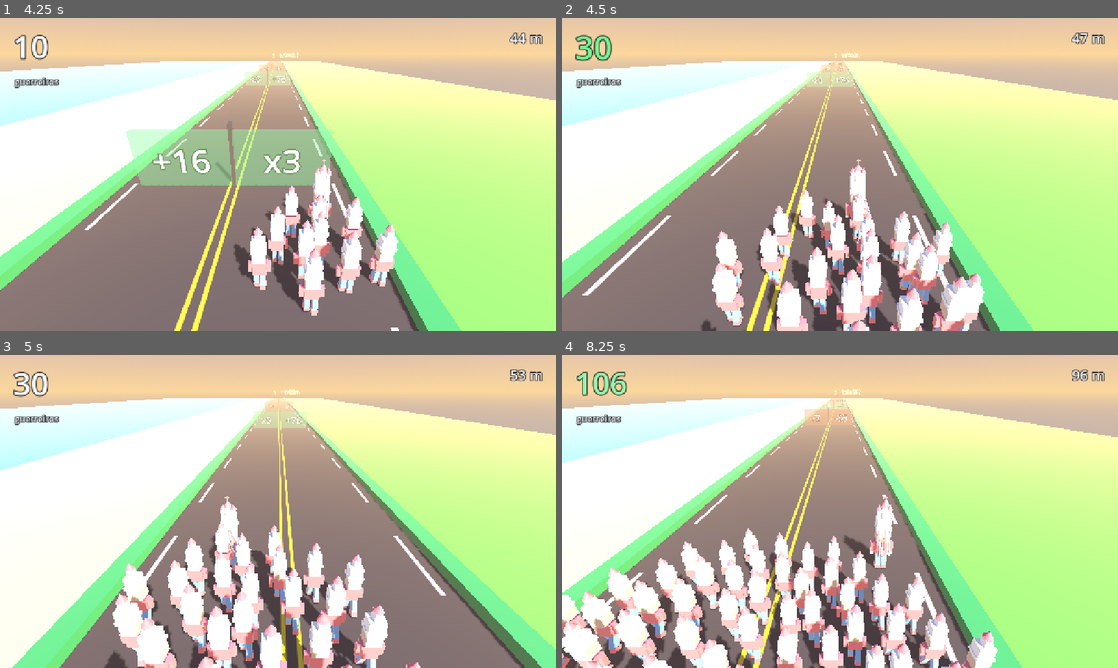
Above: before the commit, frames 1-4 (two rows, left to right).
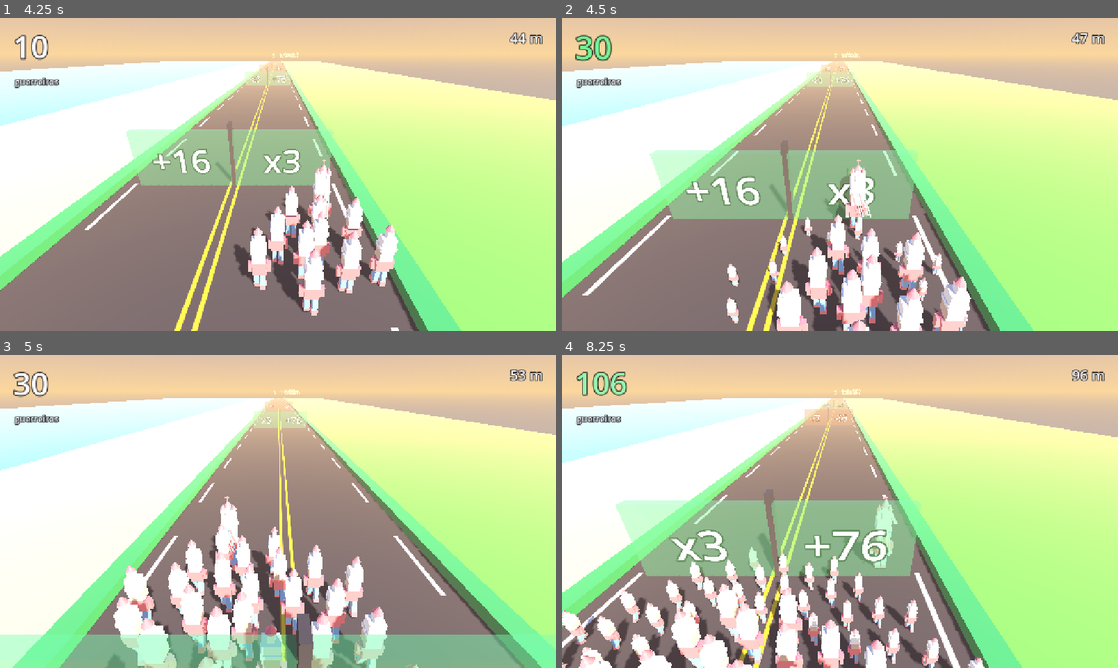
Above: after the commit, the same moments.

Repository: 3runorocha/COMP381-Projeto
Game: Godot game, scene res://scenes/Main.tscn
The game is run twice, just before and just after one commit, with the same random seed, the same clock (stepped at 60 frames per second) and the same inputs.
Inputs (mouse positions are in pixels of both pictures, inside the frame that each line leads up to):
- Up to frame 1 (4.25 s): click "Teclado (setas ou A/D)" at 0.5 s; tap Enter (ui_accept) at 1.25, 1.52, 2.27, 3.77 s; move the mouse to (400, 158) at 1.27 s; hold Right (mover_direita) 1.28-2.03 s; click (400, 158) at 1.42 s; move the mouse to (166, 190) at 2.02 s; hold Left (mover_esquerda) 2.03-2.78 s; move the mouse to (333, 105) at 2.77 s; hold Right (mover_direita) from 2.78 s (still down); move the mouse to (250, 237) at 3.52 s; click (250, 237) at 3.67 s
- Up to frame 2 (4.5 s): move the mouse to (1006, 221) at 4.27 s; release Right (mover_direita) at 4.28 s; hold Left (mover_esquerda) from 4.28 s (still down)
- Up to frame 3 (5 s): keep holding Left (mover_esquerda); tap Enter (ui_accept) at 4.52 s
- Up to frame 4 (8.25 s): move the mouse to (673, 464) at 5.02 s; tap Enter (ui_accept) at 5.27, 6.77, 7.52 s; move the mouse to (867, 511) at 5.77 s; click (867, 511) at 5.92 s; move the mouse to (756, 433) at 6.52 s; release Left (mover_esquerda) at 6.53 s; hold Right (mover_direita) from 6.53 s (still down); move the mouse to (962, 495) at 7.27 s; move the mouse to (728, 527) at 8.02 s; click (728, 527) at 8.17 s

Frame 1 is identical in both runs. In frame 2, 13% of the frame differs, in the area x 15-76%, y 14-100%; in frame 3, 10%; in frame 4, 22%, in the area x 0-79%, y 14-100%.

Commit message:
Piscada: eram o portao sumindo e o cordao encolhendo, nao o cenario
A segunda auditoria, ignorando os coqueiros de proposito, achou o resto. Os
2614 eventos dentro da tela estavam TODOS a menos de 50 unidades da camera,
e os exemplos eram claros: o par de portoes saltava 198 unidades estando a
11 da camera, no instante em que o jogador o atravessava. O fade que eu
tinha posto suavizava so a chegada; o sumico continuava seco.

Agora o par so e movido depois de ficar 45 atras: ele e consumido na hora,
mas so sai de cena fora de vista.

O cordao tinha dois problemas da mesma familia. A escala mudava de uma vez
para centenas de corpos a cada portao, porque ela depende de QUANTOS
guerreiros existem; passa a perseguir o alvo. E quem passava do limite
virava invisivel de uma vez; passa a encolher ate sumir.

Isso tirou tambem o tranco de entrada por tween, que disputaria a mesma
propriedade com a perseguicao.

Medido com a mesma auditoria: de 2614 eventos dentro da tela para algo entre
0 e 24, conforme o sorteio da corrida. Os que restam acontecem com o corpo
em escala menor que 0.1, ou seja, ja imperceptivel.

Co-Authored-By: Claude Opus 5 <noreply@anthropic.com>

Diff:
--- a/scripts/jogador/crowd_manager.gd
+++ b/scripts/jogador/crowd_manager.gd
@@ -108,18 +108,14 @@
     var centro := _centro_da_formacao()
     for i in MAX_VISIVEL:
         var corpo := _corpos[i]
-        var deve_aparecer := i < _visiveis
-        if deve_aparecer and not corpo.visible:
+        if i < _visiveis and not corpo.visible:
             corpo.visible = true
             corpo.global_position = _vaga(i, centro)
-            corpo.scale = Vector3.ONE * _escala_corpo
-            if not instantaneo:
-                _surgir(corpo)
-        elif not deve_aparecer and corpo.visible:
-            corpo.visible = false
-        elif deve_aparecer:
-            # Os que ja estavam na tela tambem mudam de tamanho: a escala
-            # depende de QUANTOS sao, entao ela muda para todos a cada portao.
+            corpo.scale = Vector3.ONE * (_escala_corpo if instantaneo else _escala_corpo * 0.1)
+        elif instantaneo:
+            # So na montagem inicial o corte e seco. Em jogo, quem some e
+            # quem entra passa pela perseguicao de escala do _process.
+            corpo.visible = i < _visiveis
             corpo.scale = Vector3.ONE * _escala_corpo
 
 
@@ -134,8 +130,21 @@
     # ficaria cada vez mais para tras conforme a corrida acelera.
     var ritmo := velocidade_seguir * maxf(1.0, Comum.velocidade(_lider) / 12.0)
 
-    for i in _visiveis:
+    var passo := Comum.peso(6.0, delta)
+    for i in MAX_VISIVEL:
         var corpo := _corpos[i]
+        if not corpo.visible:
+            continue
+
+        # Quem passou do limite encolhe ate sumir, em vez de apagar de uma vez.
+        # Apagar era o que sobrava de piscada: medido, dezenas de guerreiros
+        # trocavam para invisivel no mesmo quadro, a 7 unidades da camera.
+        var alvo := _escala_corpo if i < _visiveis else 0.0
+        corpo.scale = corpo.scale.lerp(Vector3.ONE * alvo, passo)
+        if alvo == 0.0 and corpo.scale.x < 0.02:
+            corpo.visible = false
+            continue
+
         var vaga := _vaga(i, centro)
         # Quem esta mais atras na formacao persegue mais devagar, o que da
         # elasticidade ao grupo em vez de um bloco rigido preso ao lider.
@@ -152,6 +161,7 @@
             vaga.z)
 
 
+
 ## Onde o grupo inteiro esta centrado, ja trazido para dentro da ponte.
 ##
 ## Quando o lider vai para a beirada, o cordao desliza para dentro em vez de
@@ -200,9 +210,6 @@
     _recuo = folga_atras - mais_adiantado
 
 
-## Tranco de escala quando um guerreiro entra, para a mudanca ser visivel.
-func _surgir(corpo: Node3D) -> void:
-    var alvo := Vector3.ONE * _escala_corpo
-    corpo.scale = alvo * 0.2
-    var t := create_tween()
-    t.tween_property(corpo, "scale", alvo, 0.22).set_trans(Tween.TRANS_BACK).set_ease(Tween.EASE_OUT)
+## O tranco de entrada saiu: quem faz o corpo crescer agora e a mesma
+## perseguicao de escala que roda todo quadro, e dois donos para a mesma
+## propriedade brigariam.
--- a/scripts/pista/level_generator.gd
+++ b/scripts/pista/level_generator.gd
@@ -29,6 +29,12 @@
 ## Distancia total em modo fase. Zero deixa o jogo infinito.
 @export var distancia_final: float = 0.0
 @export var finish_path: NodePath = ^"../FinishLine"
+## Quanto o par precisa ficar atras antes de ser movido para a frente.
+##
+## Mover no instante do consumo e o que piscava: medido, o par saltava 198
+## unidades estando a 11 da camera, ou seja, dentro do quadro. Ele e consumido
+## na hora, mas so some de cena depois de sair de vista.
+@export var margem_atras: float = 45.0
 
 const MULTIPLICADORES: Array[int] = [2, 3]
 const DIVISORES: Array[int] = [2, 3]
@@ -42,6 +48,8 @@
 
 var _player: Node3D = null
 var _fila: Array[Node3D] = []
+## Pares ja consumidos, esperando ficar longe o bastante para serem movidos.
+var _gastos: Array[Node3D] = []
 var _possiveis := ContagensPossiveis.new()
 var _z_frente: float = 0.0
 var _rng := RandomNumberGenerator.new()
@@ -74,19 +82,29 @@
     # consumido, recicla assim mesmo, senao a fila trava e a pista acaba.
     var primeiro: Node3D = _fila[0]
     if primeiro.global_position.z > _player.global_position.z + 10.0:
-        _reciclar(primeiro)
+        _aposentar(primeiro)
+
+    # Os gastos esperam sair de vista antes de voltar para a frente.
+    for par in _gastos.duplicate():
+        if par.global_position.z > _player.global_position.z + margem_atras:
+            _gastos.erase(par)
+            _reciclar(par)
 
 
 func _on_par_consumido(par: Node3D) -> void:
-    # Adiado de proposito: mover um Area3D de lugar dentro do proprio
-    # body_entered dele e pedir problema.
-    _reciclar.call_deferred(par)
+    # So sai da fila. Mover agora significaria teleportar algo que esta a
+    # poucas unidades da camera, e e isso que se via como piscada.
+    _aposentar.call_deferred(par)
+
+
+func _aposentar(par: Node3D) -> void:
+    if not _fila.has(par):
+        return
+    _fila.erase(par)
+    _gastos.append(par)
 
 
 func _reciclar(par: Node3D) -> void:
-    if not _fila.has(par):
-        return
-    _fila.erase(par)
     # A contagem real ja e conhecida, entao o conjunto possivel pode ser
     # refeito do zero simulando so os pares que continuam a frente.
     _recalcular_possiveis()
